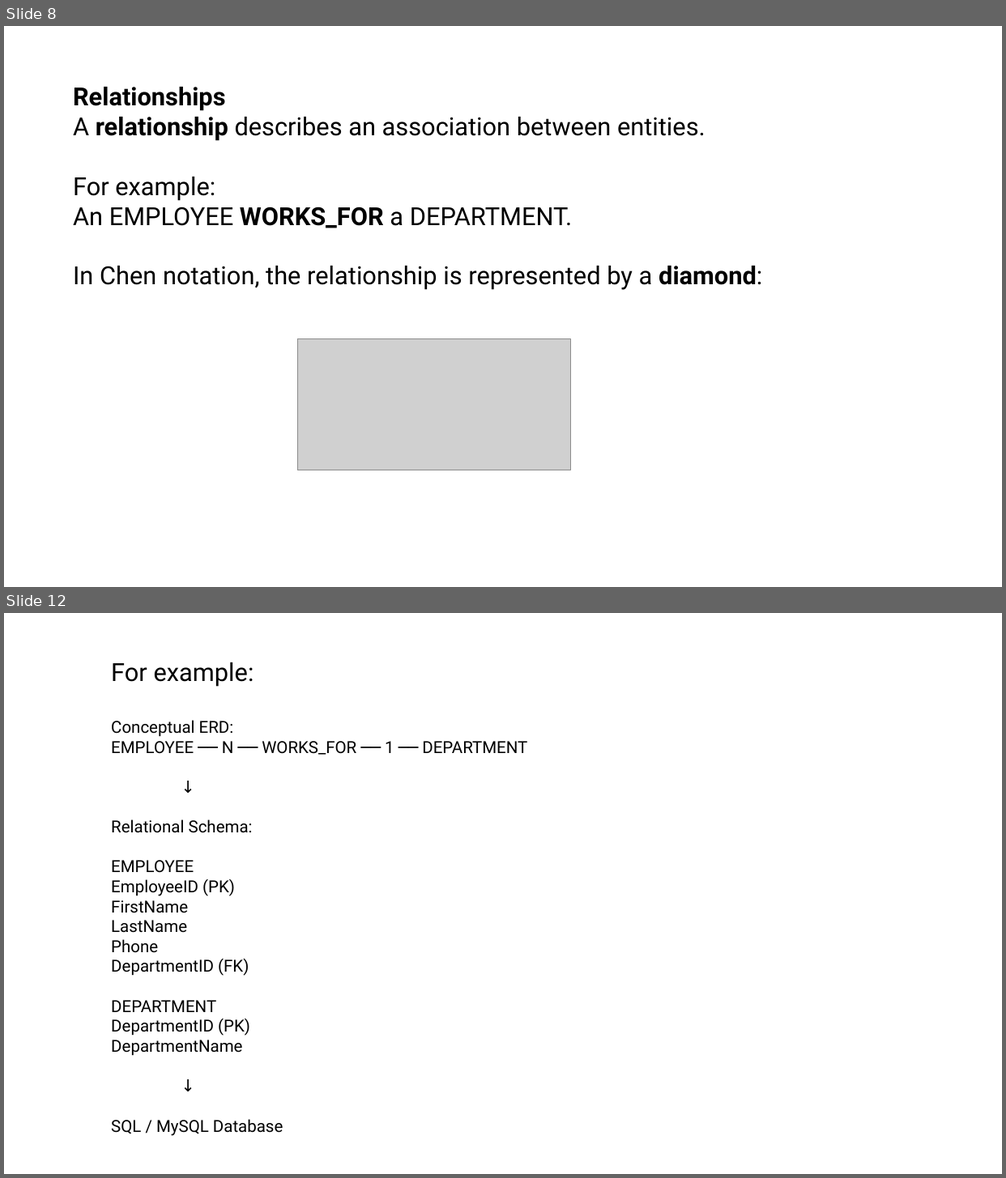
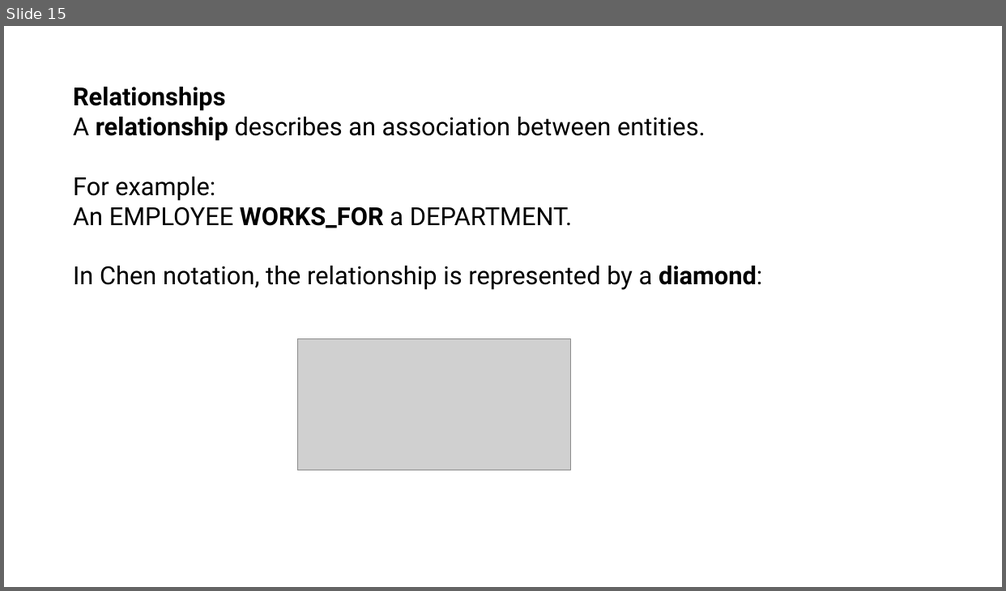
Before and after one commit to joannes630/AU, a slide deck: CSC 4500 GitHub/Entity Relationship Data Model.pptx. Shown one above the other, each under a label of ours: slides 8 and 12 before the commit, slide 15 after it; the slides between them are not shown. The pictures are 1006x1178 and 1006x591 pixels, drawn with LibreOffice and Linux fonts; fonts in the diff are those of the drawing; grey boxes stand for pictures. Boxes give left, top, right and bottom in pixels: in the first picture for what was removed or moved away, otherwise in the second. Text is boxed around its words. In the diff, an @@ line names an element or a change of style, - is before the commit and + after.

```diff
--- a/CSC 4500 GitHub/Entity Relationship Data Model.pptx
+++ b/CSC 4500 GitHub/Entity Relationship Data Model.pptx
@@ slide 12 removed at (4, 613, 1002, 1174), background #FFFFFF @@
@@ text removed at (111, 662, 527, 1136) @@
-For example:
-Conceptual ERD:
-EMPLOYEE ── N ── WORKS_FOR ── 1 ── DEPARTMENT
-↓
-Relational Schema:
-EMPLOYEE
-EmployeeID (PK)
-FirstName
-LastName
-Phone
-DepartmentID (FK)
-DEPARTMENT
-DepartmentID (PK)
-DepartmentName
-↓
-SQL / MySQL Database
@@ what was slide 8 is now slide 15 @@
```
Also in this commit, not shown: 5 slides changed, 19 slides added, 1 other slide removed.
